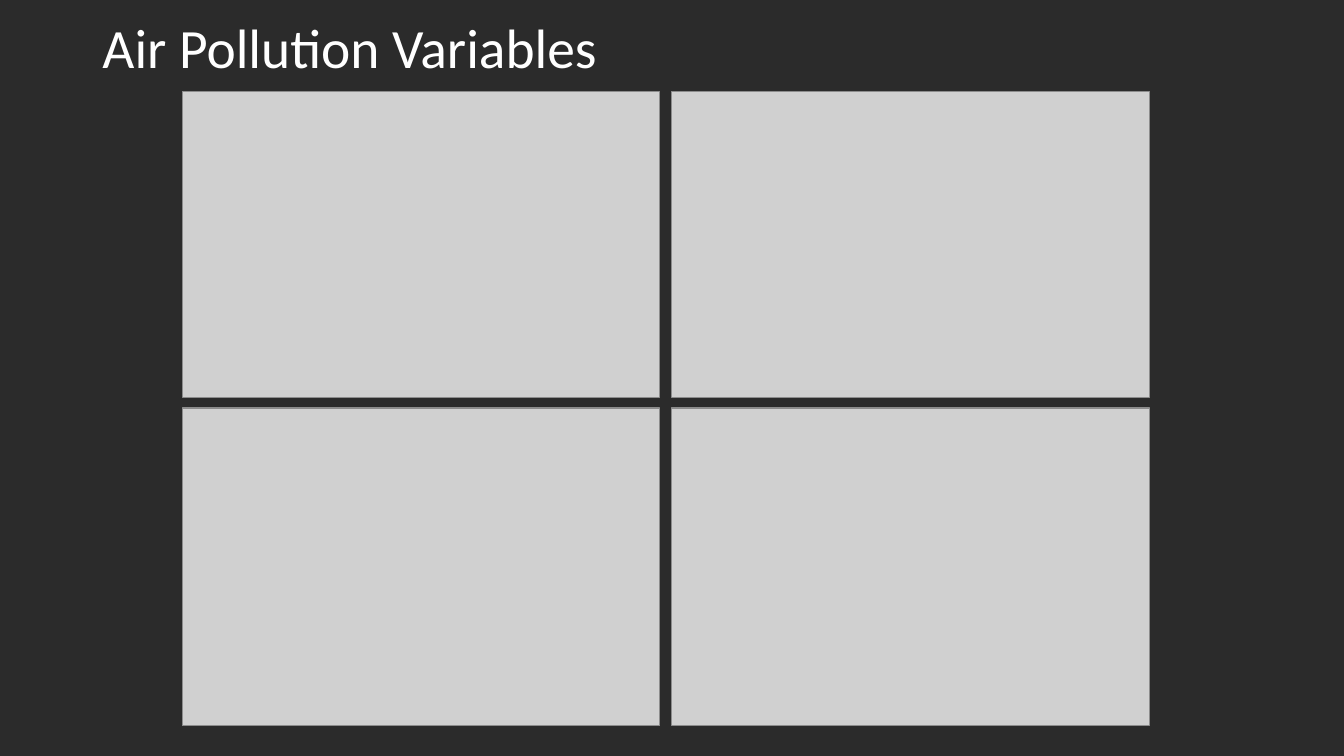
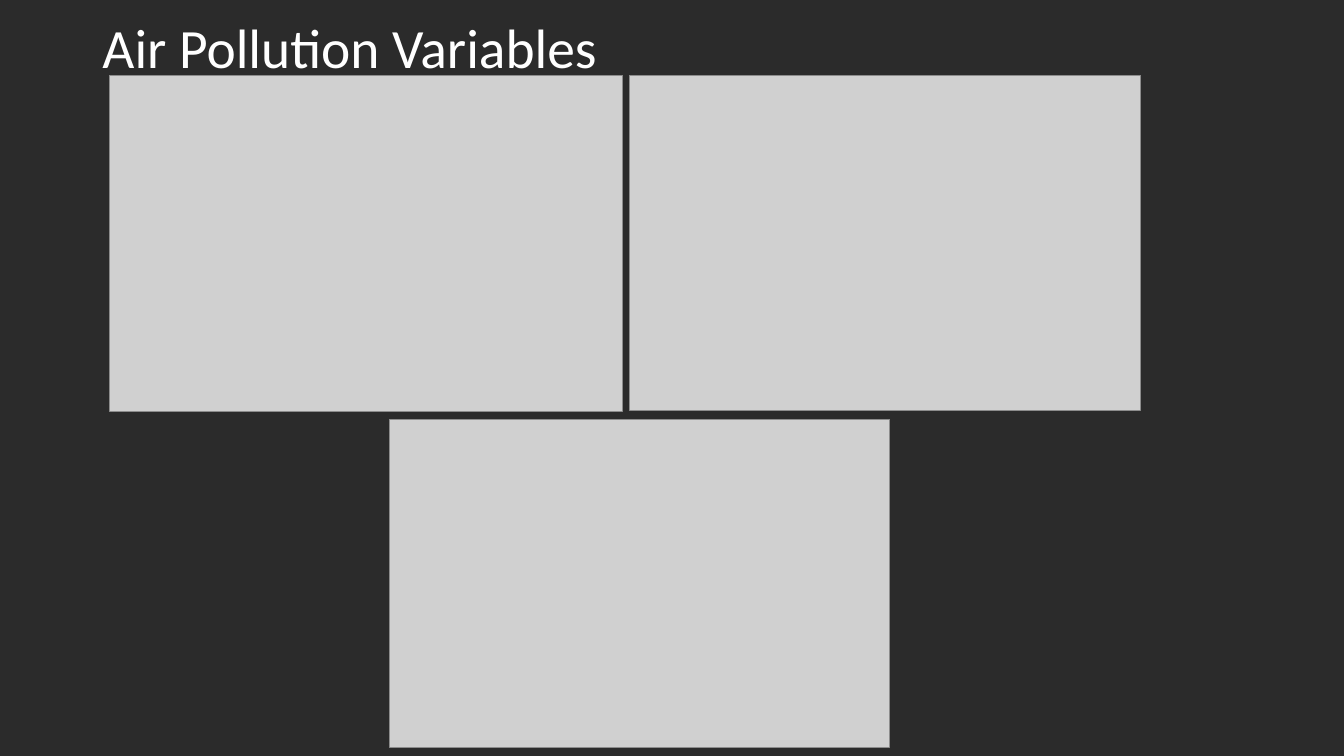
Before and after one commit to fab-bla/Air_Pollution, a slide deck: slide 6 of Presentations/First Presentation/midterm_presentation.pptx. Drawn at 1344x756 pixels with LibreOffice and Linux fonts; fonts in the diff are those of the drawing; grey boxes stand for pictures; background and template pictures are left out; a plain dark background stands for a picture behind light text. Boxes give left, top, right and bottom in pixels: in the first picture for what was removed or moved away, otherwise in the second. Text is boxed around its words. In the diff, an @@ line names an element or a change of style, - is before the commit and + after.

```diff
--- a/Presentations/First Presentation/midterm_presentation.pptx
+++ b/Presentations/First Presentation/midterm_presentation.pptx
@@ picture: place and size @@
-picture at <box>182,92,660,397</box>
+picture at <box>110,76,623,412</box>
@@ picture: place and size @@
-picture at <box>673,92,1150,397</box>
+picture at <box>630,76,1141,410</box>
@@ picture removed at <box>182,408,660,726</box> @@
@@ picture added at <box>389,419,889,747</box> @@
@@ picture removed at <box>673,408,1150,726</box> @@
```
Also in this commit, not shown: 1 other slide changed, 10 other files.
